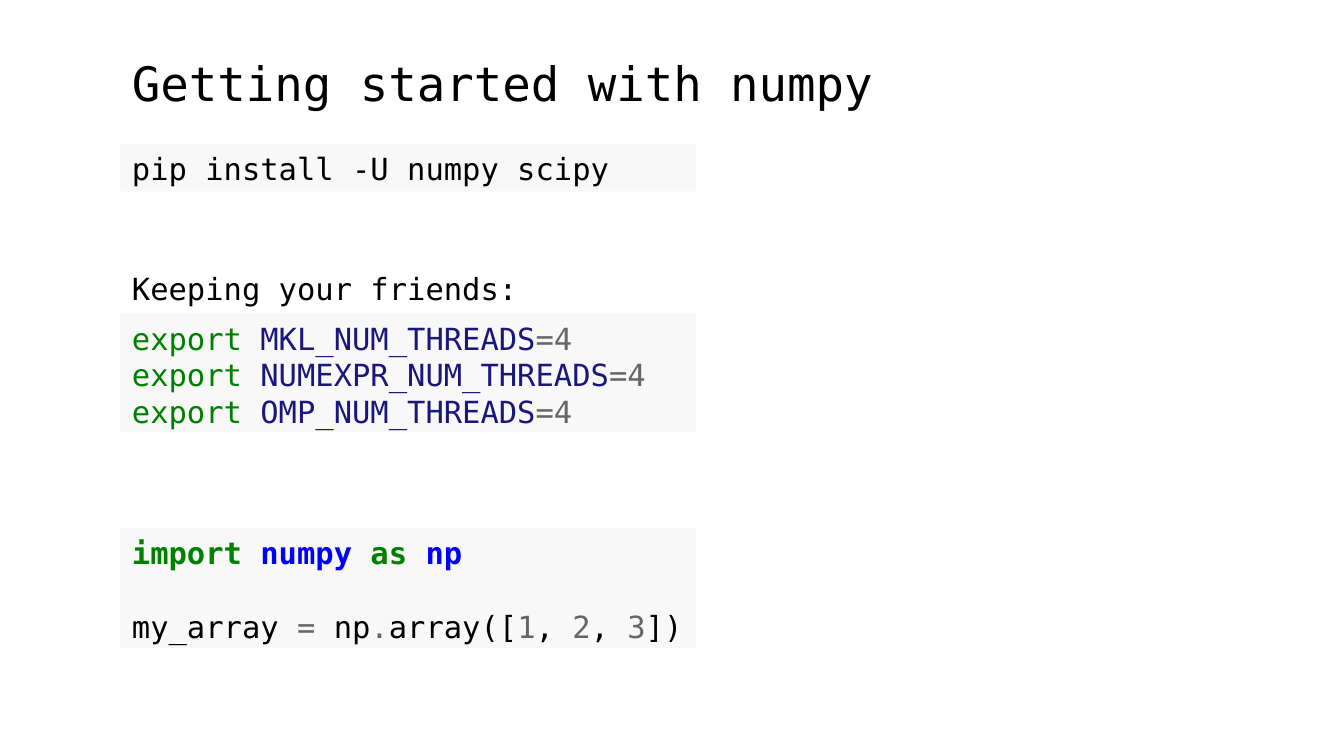
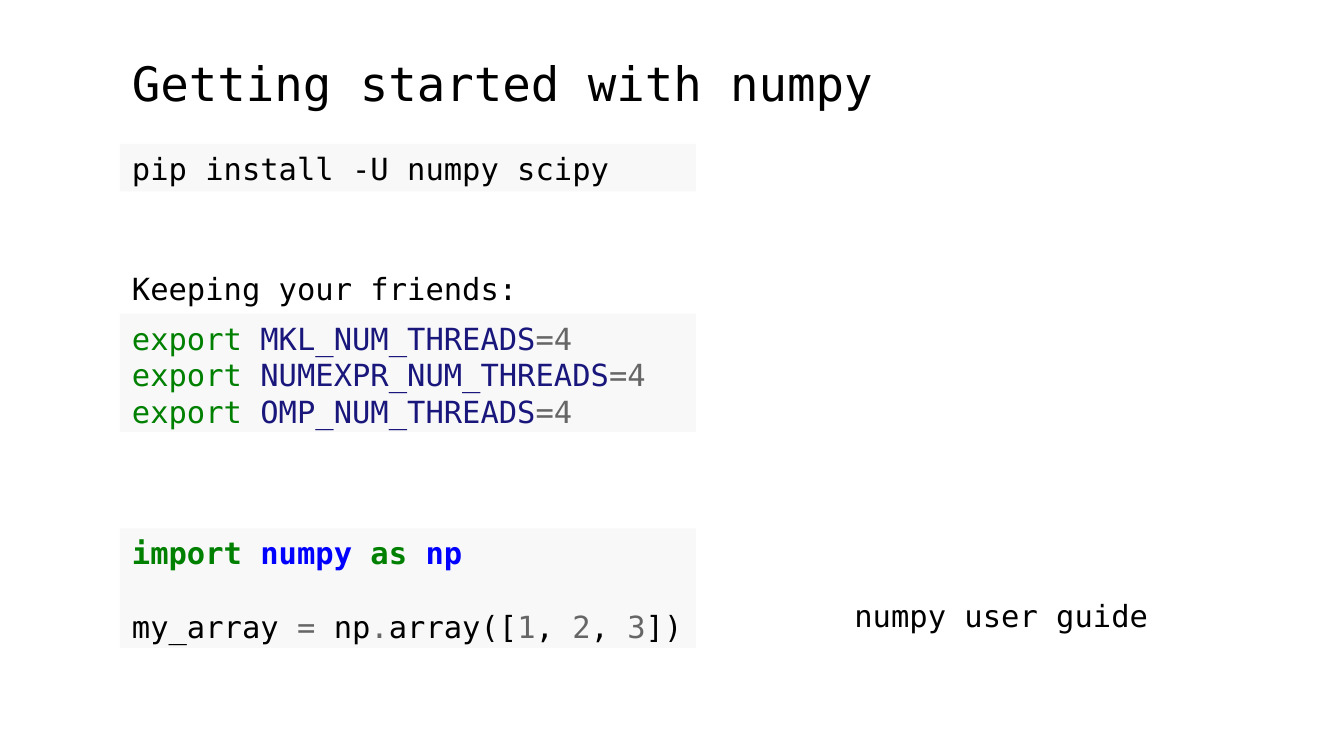
Before and after one commit to neurodatascience/QLS-course-materials, a slide deck: slide 14 of Lectures/04-NumPy_SciPy/slides.odp. Drawn at 1344x756 pixels with LibreOffice and Linux fonts; fonts in the diff are those of the drawing. Boxes give left, top, right and bottom in pixels: in the first picture for what was removed or moved away, otherwise in the second. Text is boxed around its words. In the diff, an @@ line names an element or a change of style, - is before the commit and + after.

```diff
--- a/Lectures/04-NumPy_SciPy/slides.odp
+++ b/Lectures/04-NumPy_SciPy/slides.odp
@@ text added at [854, 604, 1148, 633], 18 pt, text #000000 @@
+numpy user guide
```
Also in this commit, not shown: 10 other files.
